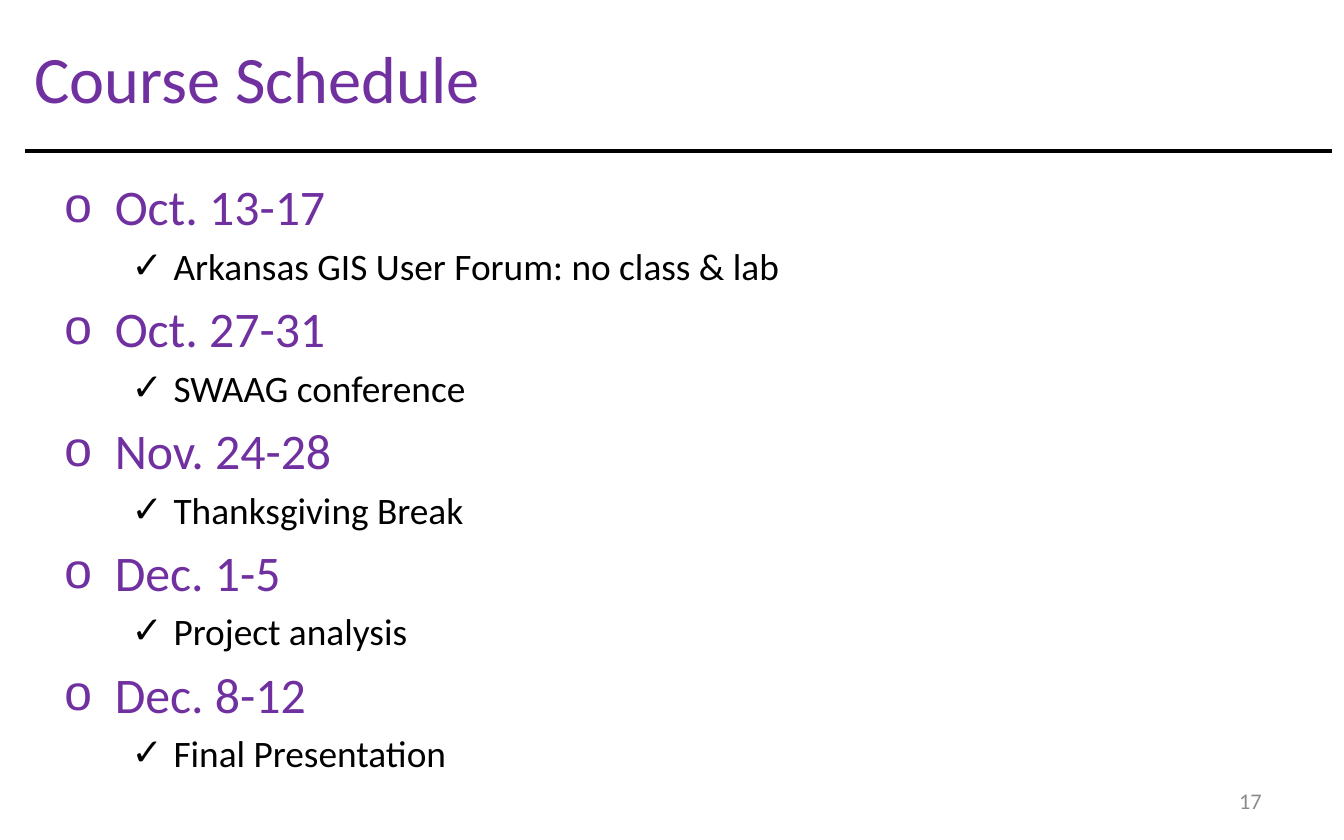
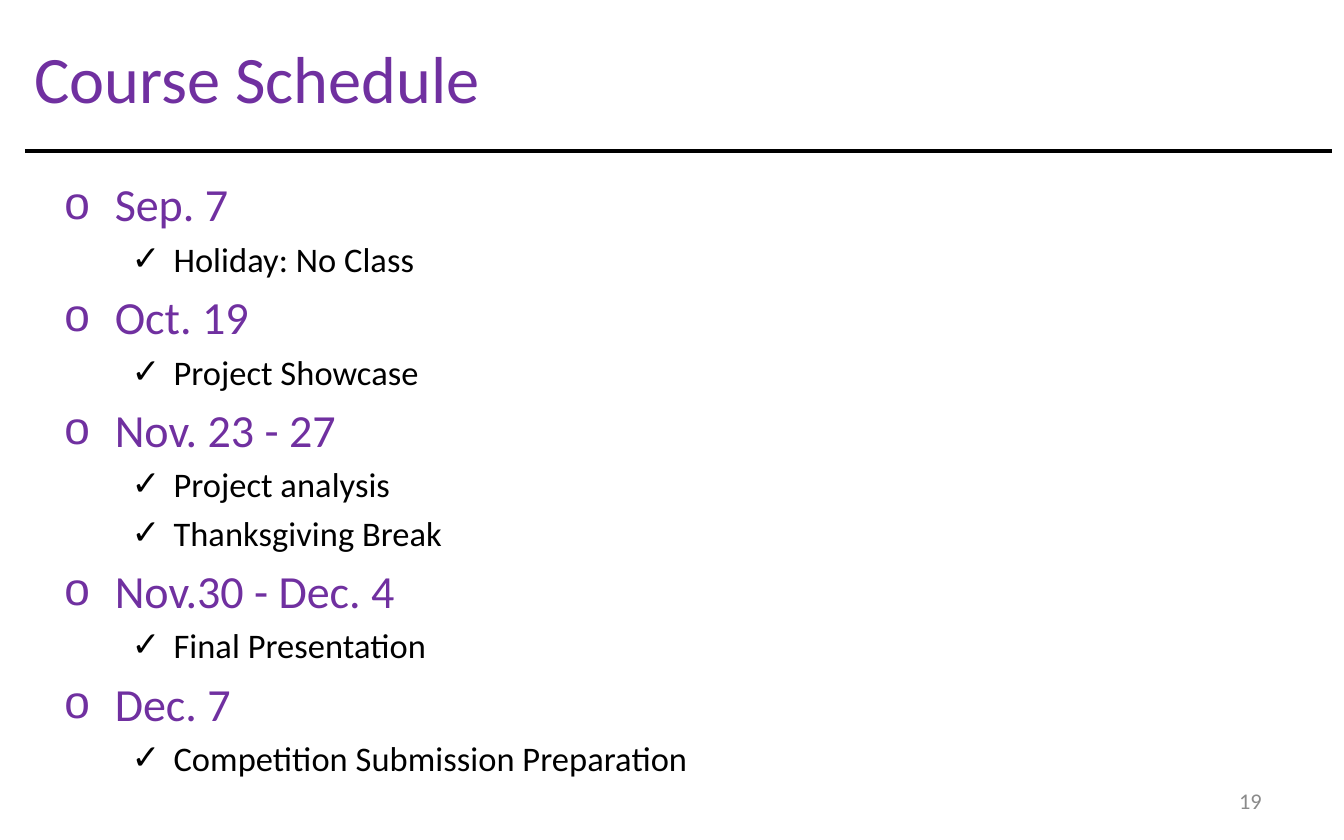
Before and after one commit to gisynw/Field_Techniques, a slide deck: slide 19 of docs/Lectures/week01/Lecture01_GEOG3319_Intro.pptx (slide 17 before the commit). Drawn at 1344x840 pixels with LibreOffice and Linux fonts; fonts in the diff are those of the drawing. Boxes give left, top, right and bottom in pixels: in the first picture for what was removed or moved away, otherwise in the second. Text is boxed around its words. In the diff, an @@ line names an element or a change of style, - is before the commit and + after.

```diff
--- a/docs/Lectures/week01/Lecture01_GEOG3319_Intro.pptx
+++ b/docs/Lectures/week01/Lecture01_GEOG3319_Intro.pptx
@@ text at <box>115,191,418,503</box>: text changed; size 18 to 16.6 pt @@
-o Oct. 13-17
-  ✓ Arkansas GIS User Forum: no class & lab
-  o Oct. 27-31
-  ✓ SWAAG conference
-  o Nov. 24-28
+o Sep. 7
+  ✓ Holiday: No Class
+  o Oct. 19
+  ✓ Project Showcase
+  o Nov. 23 - 27
+  ✓ Project analysis
@@ text at <box>174,522,442,659</box>: size 18 to 16.6 pt in "Thanksgiving Break", "Final Presentation" @@
@@ text at <box>115,578,394,609</box>: text changed; size 24 to 22.2 pt @@
-  o Dec. 1-5
-  ✓ Project analysis
-  o Dec. 8-12
+  o Nov.30 - Dec. 4
@@ text at <box>115,691,687,777</box>: paragraphs added @@
+  o Dec. 7
+  ✓ Competition Submission Preparation
@@ page number at <box>1239,794,1262,809</box>: text changed @@
-17
+19
```
Also in this commit, not shown: 9 other slides changed, 5 slides added, 1 slide removed, 5 other files.
